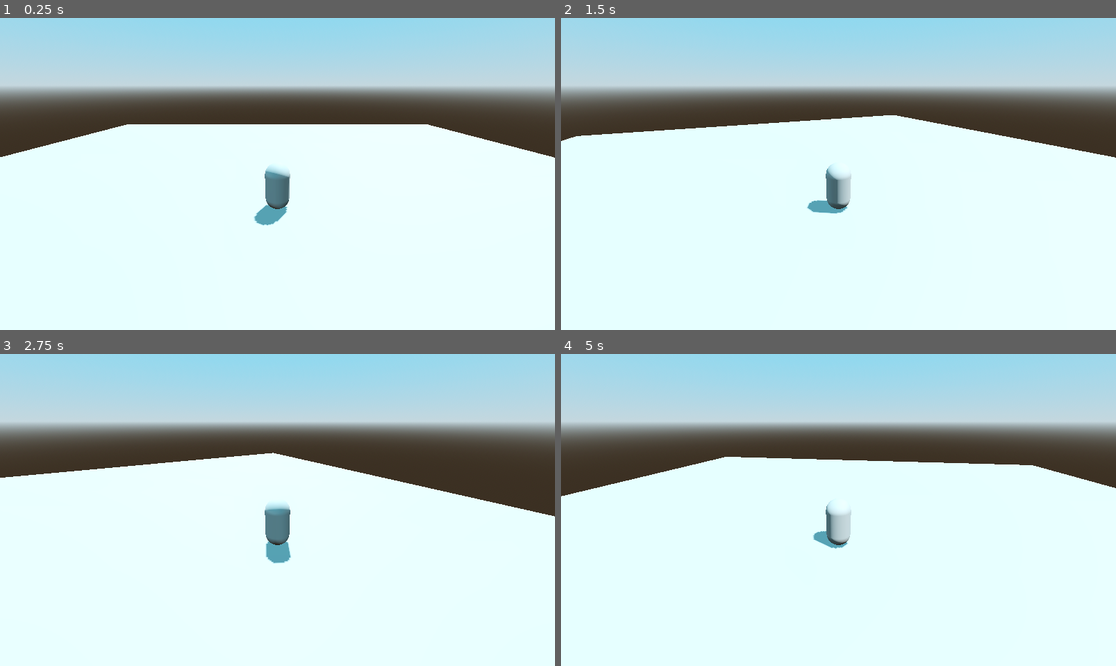
Above: before the commit, frames 1-4 (two rows, left to right).
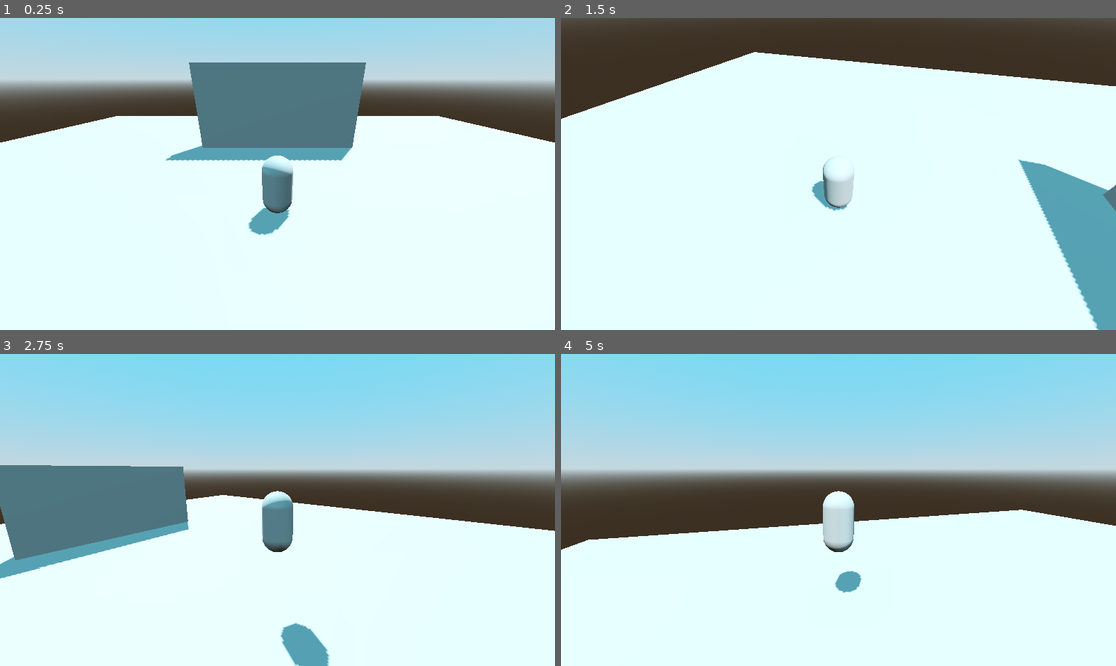
Above: after the commit, the same moments.

Repository: Ragna1204/godot-4-loz-clone
Game: Godot game, scene res://Scenes/levels/level.tscn
Same seed, same stepped clock (60 frames per second), same inputs: the game is played once before the commit and once after it.
Inputs (mouse positions are in pixels of both pictures, inside the frame that each line leads up to):
- Up to frame 1 (0.25 s): no input
- Up to frame 2 (1.5 s): tap Enter at 0.5 s; move the mouse to (960, 158) at 0.52 s; hold D (right) 0.53-1.28 s; hold Ctrl (run) 0.53-1.28 s; tap Space (jump) at 0.77, 0.8, 1.07, 1.35 s; move the mouse to (727, 189) at 1.27 s; hold S (backward) from 1.28 s (still down)
- Up to frame 3 (2.75 s): tap Space (jump) at 1.52, 1.82, 2.3 s; tap Ctrl (run) at 1.55 s; move the mouse to (333, 441) at 2.02 s; release S (backward) at 2.03 s; hold D (right) from 2.03 s (still down); hold Ctrl (run) from 2.03 s (still down)
- Up to frame 4 (5 s): move the mouse to (810, 572) at 2.77 s; release D (right) at 2.78 s; release Ctrl (run) at 2.78 s; hold W (forward) 2.78-3.53 s; tap Ctrl (run) at 2.85, 4.35 s; tap Space (jump) at 3.02, 3.32, 3.6, 3.77, 4.07, 4.52, 4.82 s; move the mouse to (1005, 556) at 3.52 s; hold A (left) from 3.53 s (still down); move the mouse to (672, 463) at 4.27 s

The runs differ from the first frame. In frame 1, 17% of the frame differs, in the area x 0-100%, y 14-70%; in frame 2, 42%; in frame 3, 51%, in the area x 0-100%, y 2-100%; in frame 4, 51%.

Commit message:
camera and movement

Diff:
--- a/Scenes/entities/player/camera_controller.gd
+++ b/Scenes/entities/player/camera_controller.gd
@@ -1,13 +1,21 @@
 extends Node3D
+
+@export var min_limit_x: float
+@export var max_limit_x: float
+@export var horizontal_acceleration := 2.0
+@export var vertical_acceleration := 1.0
+@export var mouse_acceleration := 0.005
 
 func _process(delta: float) -> void:
 	var joy_dir = Input.get_vector("pan_left", "pan_right", "pan_up", "pan_down")
-	rotate_from_vector(joy_dir * 0.01)
+	rotate_from_vector(joy_dir * delta * Vector2(horizontal_acceleration, vertical_acceleration))
 
 func _input(event: InputEvent) -> void:
 	if event is InputEventMouseMotion:
-		rotate_from_vector(event.relative * 0.003)
+		rotate_from_vector(event.relative * mouse_acceleration)
 
 func rotate_from_vector(v: Vector2):
 	if v.length() == 0: return
 	rotation.y -= v.x
+	rotation.x -= v.y
+	rotation.x = clamp(rotation.x, min_limit_x, max_limit_x)
--- a/Scenes/entities/player/camera_controller.tscn
+++ b/Scenes/entities/player/camera_controller.tscn
@@ -1,9 +1,14 @@
-[gd_scene load_steps=2 format=3 uid="uid://dxytvpo8n1hu"]
+[gd_scene load_steps=3 format=3 uid="uid://dxytvpo8n1hu"]
 
 [ext_resource type="Script" path="res://Scenes/entities/player/camera_controller.gd" id="1_men2q"]
 
-[node name="CameraController" type="Node3D"]
+[sub_resource type="SphereShape3D" id="SphereShape3D_33j2g"]
+
+[node name="CameraController" type="SpringArm3D"]
+shape = SubResource("SphereShape3D_33j2g")
+spring_length = 6.5
 script = ExtResource("1_men2q")
 
 [node name="Camera3D" type="Camera3D" parent="."]
-transform = Transform3D(1, 0, 0, 0, 0.916837, 0.399261, 0, -0.399261, 0.916837, 9.53674e-07, 4.75519, 7.38732)
+transform = Transform3D(1, 0, 0, 0, 1, 0, 0, 0, 1, 0, 0, 0)
+current = true
--- a/Scenes/entities/player/player.gd
+++ b/Scenes/entities/player/player.gd
@@ -1,10 +1,48 @@
 extends CharacterBody3D
 
+#jump
+@export var jump_height : float = 2.25
+@export var jump_time_to_peak : float = 0.4
+@export var jump_time_to_decent : float = 0.3
+
+@onready var jump_velocity : float = ((2.0 * jump_height) / jump_time_to_peak) * -1.0
+@onready var jump_gravity : float = ((-2.0 * jump_height) / (jump_time_to_peak * jump_time_to_peak)) * -1.0
+@onready var fall_gravity : float = ((-2.0 * jump_height) / (jump_time_to_decent * jump_time_to_decent)) * -1.0
+
 @export var base_speed := 4.0
+@export var run_speed := 6.0
+
+@onready var camera = $CameraController/Camera3D
 
 var movement_input := Vector2.ZERO
 
-func _physics_process(_delta: float) -> void:
-	movement_input = Input.get_vector("left", "right", "forward", "backward")
-	velocity = Vector3(movement_input.x,0,movement_input.y) * base_speed
+func _physics_process(delta: float) -> void:
+	move_logic(delta)
+	jump_logic(delta)
 	move_and_slide()
+
+
+func move_logic(delta) -> void:
+	movement_input = Input.get_vector("left", "right", "forward", "backward").rotated(-camera.global_rotation.y)
+	var vel_2d = Vector2(velocity.x, velocity.z)
+	var is_running: bool = Input.is_action_pressed("run")
+
+	if movement_input != Vector2.ZERO:
+		var speed = run_speed if is_running else base_speed
+
+		vel_2d += movement_input * speed * delta
+		vel_2d = vel_2d.limit_length(speed)
+		velocity.x = vel_2d.x
+		velocity.z = vel_2d.y
+	else:
+		vel_2d = vel_2d.move_toward(Vector2.ZERO, base_speed * 4.0 * delta)
+		velocity.x = vel_2d.x
+		velocity.z = vel_2d.y
+
+
+func jump_logic(delta) -> void:
+	if is_on_floor():
+		if Input.is_action_just_pressed("jump"):
+			velocity.y = -jump_velocity
+	var gravity = jump_gravity if velocity.y > 0.0 else fall_gravity
+	velocity.y -= gravity * delta
--- a/Scenes/entities/player/player.tscn
+++ b/Scenes/entities/player/player.tscn
@@ -19,3 +19,6 @@
 shape = SubResource("CapsuleShape3D_vi3r0")
 
 [node name="CameraController" parent="." instance=ExtResource("2_s5nkx")]
+transform = Transform3D(1, 0, 0, 0, 0.906308, 0.422618, 0, -0.422618, 0.906308, 0, 1.4, 0)
+min_limit_x = -0.8
+max_limit_x = -0.2
--- a/Scenes/levels/level.tscn
+++ b/Scenes/levels/level.tscn
@@ -19,6 +19,9 @@
 [sub_resource type="BoxShape3D" id="BoxShape3D_vc512"]
 size = Vector3(40, 0.5, 40)
 
+[sub_resource type="BoxShape3D" id="BoxShape3D_y755e"]
+size = Vector3(10, 10, 1)
+
 [node name="Level" type="Node3D"]
 
 [node name="WorldEnvironment" type="WorldEnvironment" parent="."]
@@ -38,8 +41,16 @@
 transform = Transform3D(1, 0, 0, 0, 1, 0, 0, 0, 1, 0, -0.251, 0)
 
 [node name="CSGBox3D" type="CSGBox3D" parent="Environment/StaticBody3D"]
-transform = Transform3D(1, 0, 0, 0, 1, 0, 0, 0, 1, -0.0367463, -9.53674e-07, -0.0859519)
 size = Vector3(40, 0.5, 40)
 
 [node name="CollisionShape3D" type="CollisionShape3D" parent="Environment/StaticBody3D"]
 shape = SubResource("BoxShape3D_vc512")
+
+[node name="StaticBody3D2" type="StaticBody3D" parent="Environment"]
+transform = Transform3D(1, 0, 0, 0, 1, 0, 0, 0, 1, 0, 0, -7.66268)
+
+[node name="CSGBox3D" type="CSGBox3D" parent="Environment/StaticBody3D2"]
+size = Vector3(10, 10, 1)
+
+[node name="CollisionShape3D" type="CollisionShape3D" parent="Environment/StaticBody3D2"]
+shape = SubResource("BoxShape3D_y755e")
Not shown: 1 places in Scenes/levels/level.tscn that only renumber resources
